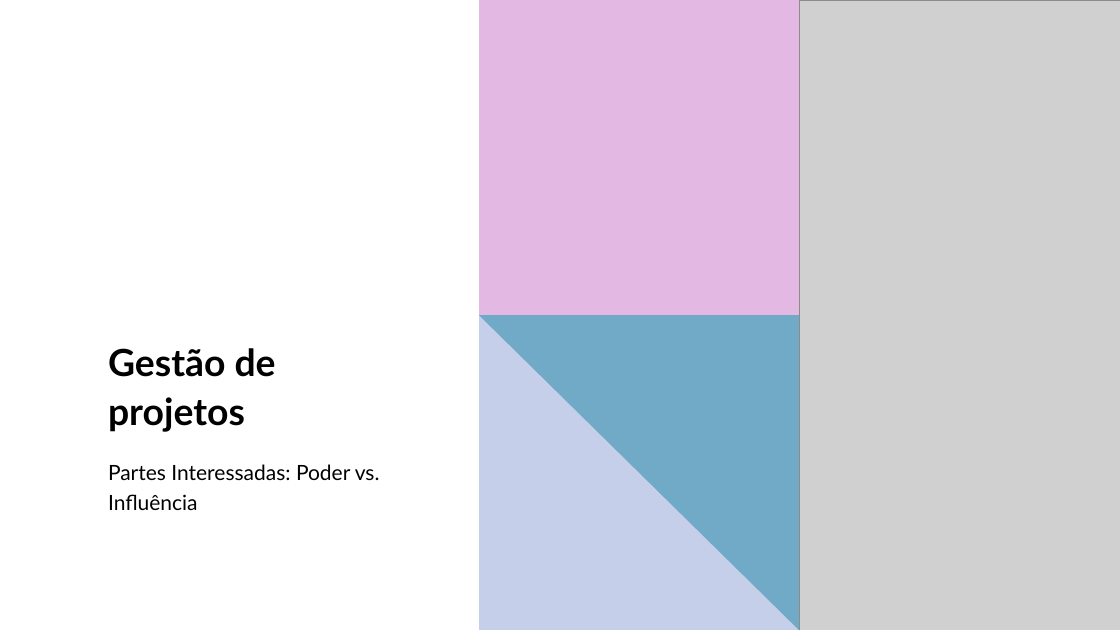
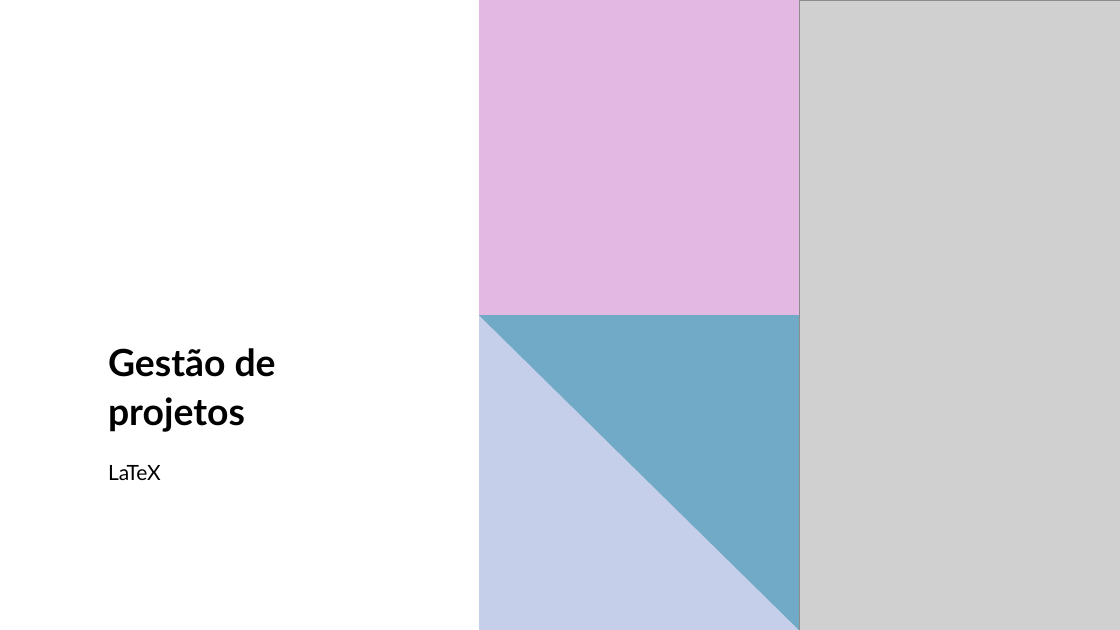
Before and after one commit to LeonardoRaiz/FATEC, a slide deck: slide 1 of Aulas/Gestao de Projetos/PPT/Aula 06/Aula 06.pptx. Drawn at 1120x630 pixels with LibreOffice and Linux fonts; fonts in the diff are those of the drawing; grey boxes stand for pictures. Boxes give left, top, right and bottom in pixels: in the first picture for what was removed or moved away, otherwise in the second. Text is boxed around its words. In the diff, an @@ line names an element or a change of style, - is before the commit and + after.

```diff
--- a/Aulas/Gestao de Projetos/PPT/Aula 06/Aula 06.pptx
+++ b/Aulas/Gestao de Projetos/PPT/Aula 06/Aula 06.pptx
@@ subtitle at [108,465,161,480]: text changed @@
-Partes Interessadas: Poder vs. Influência
+LaTeX
```
Also in this commit, not shown: 14 slides added, 10 slides removed, 15 other files.
